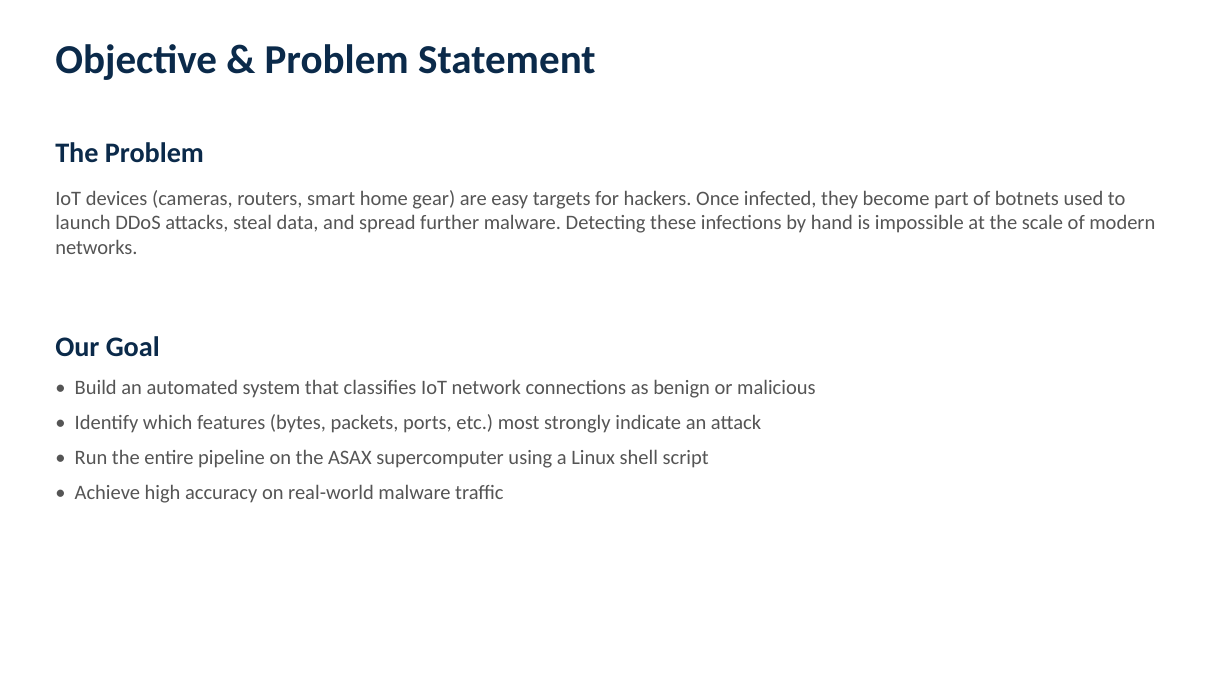
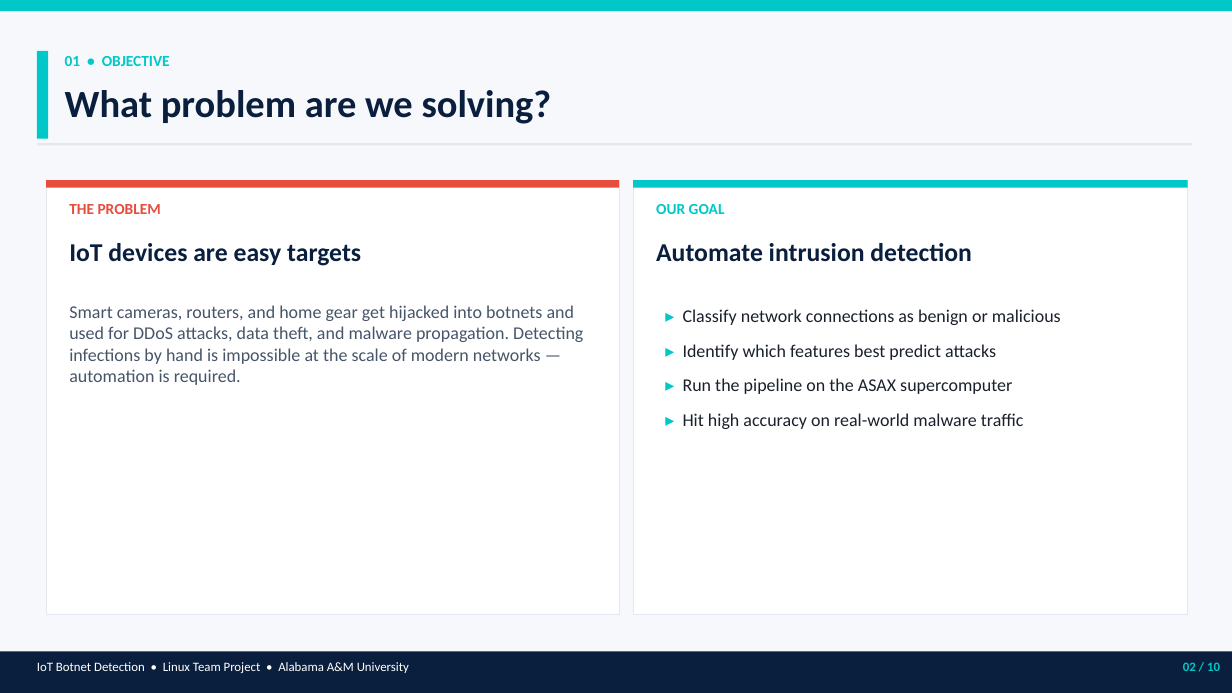
Before and after one commit to ibrahimt39/AAMU-Linux-Project, a slide deck: slide 2 of Task2_Presentation.pptx. Drawn at 1232x693 pixels with LibreOffice and Linux fonts; fonts in the diff are those of the drawing. Boxes give left, top, right and bottom in pixels: in the first picture for what was removed or moved away, otherwise in the second. Text is boxed around its words. In the diff, an @@ line names an element or a change of style, - is before the commit and + after.

Commit message:
Redesign Task 2 presentation with modern card-based layout

```diff
--- a/Task2_Presentation.pptx
+++ b/Task2_Presentation.pptx
@@ rectangle added at [0, 0, 1232, 693], fill #F6F8FB @@
@@ rectangle added at [0, 0, 1232, 11], fill #00C8C8 @@
@@ rectangle added at [37, 51, 48, 139], fill #00C8C8 @@
@@ text at [65, 56, 170, 66]: text changed; size 32 to 12 pt; text colour #0B2A4A to #00C8C8 @@
-Objective & Problem Statement
+01 • OBJECTIVE
@@ text added at [65, 90, 552, 124], 30 pt, text #0A1F3D, bold @@
+What problem are we solving?
@@ rectangle added at [37, 143, 1192, 146], fill #E2E8F0 @@
@@ rectangle added at [46, 180, 619, 615], fill #FFFFFF, outline #E2E8F0 0.75 pt @@
@@ rectangle added at [46, 180, 619, 188], fill #E74C3C @@
@@ text removed at [55, 190, 1155, 254] @@
-IoT devices (cameras, routers, smart home gear) are easy targets for hackers. Once infected, they become part of botnets used to launch DDoS attacks, steal data, and spread further malware. Detecting these infections by hand is impossible at the scale of modern networks.
@@ text at [69, 204, 161, 214]: text changed; size 22 to 12 pt; text colour #0B2A4A to #E74C3C @@
-The Problem
+THE PROBLEM
@@ rectangle added at [633, 180, 1188, 615], fill #FFFFFF, outline #E2E8F0 0.75 pt @@
@@ rectangle added at [633, 180, 1188, 188], fill #00C8C8 @@
@@ text at [656, 204, 725, 214]: text changed; size 22 to 12 pt; text colour #0B2A4A to #00C8C8 @@
-Our Goal
+OUR GOAL
@@ text added at [69, 243, 361, 266], 20 pt, text #0A1F3D, bold @@
+IoT devices are easy targets
@@ text added at [656, 243, 972, 262], 20 pt, text #0A1F3D, bold @@
+Automate intrusion detection
@@ text added at [69, 305, 583, 385], 14 pt, text #475569 @@
+Smart cameras, routers, and home gear get hijacked into botnets and used for DDoS attacks, data theft, and malware propagation. Detecting infections by hand is impossible at the scale of modern networks — automation is required.
@@ text at [683, 309, 1061, 429]: text changed; size 16 to 14 pt; text colour #555555 to #1A202C @@
-• Build an automated system that classifies IoT network connections as benign or malicious
-• Identify which features (bytes, packets, ports, etc.) most strongly indicate an attack
-• Run the entire pipeline on the ASAX supercomputer using a Linux shell script
-• Achieve high accuracy on real-world malware traffic
+▸ Classify network connections as benign or malicious
+▸ Identify which features best predict attacks
+▸ Run the pipeline on the ASAX supercomputer
+▸ Hit high accuracy on real-world malware traffic
@@ rectangle added at [0, 652, 1232, 693], fill #0A1F3D @@
@@ text added at [37, 662, 409, 673], 10 pt, text #FFFFFF @@
+IoT Botnet Detection • Linux Team Project • Alabama A&M University
@@ text added at [1183, 662, 1220, 671], 10 pt, text #00C8C8, bold @@
+02 / 10
```
Also in this commit, not shown: 8 other slides changed, 1 slide added, 1 slide removed.
